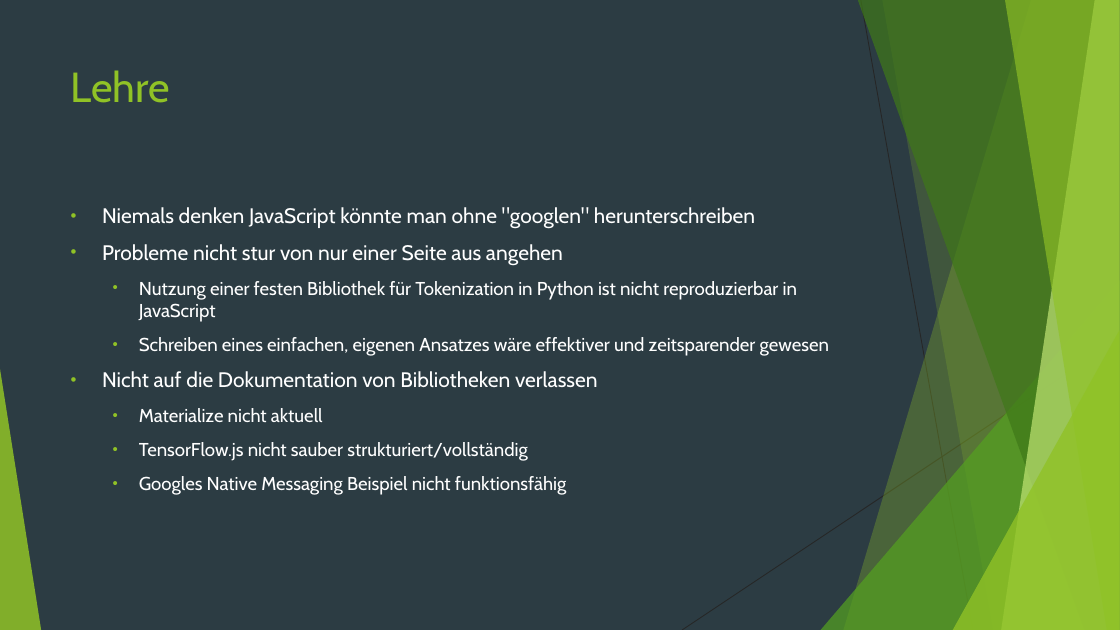
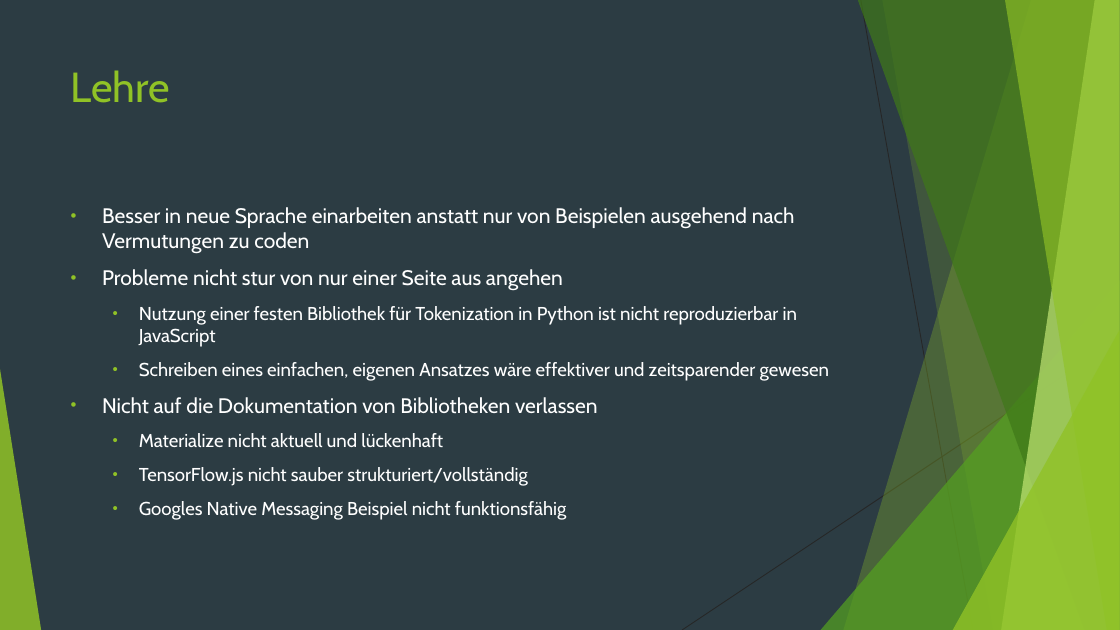
Before and after one commit to sgimmini/frag.extract.a, a slide deck: slide 18 of weekly_presentations/frag.extract_2019-08-22_Abschluss.pptx (slide 19 before the commit). Drawn at 1120x630 pixels with LibreOffice and Linux fonts; fonts in the diff are those of the drawing. Boxes give left, top, right and bottom in pixels: in the first picture for what was removed or moved away, otherwise in the second. Text is boxed around its words. In the diff, an @@ line names an element or a change of style, - is before the commit and + after.

```diff
--- a/weekly_presentations/frag.extract_2019-08-22_Abschluss.pptx
+++ b/weekly_presentations/frag.extract_2019-08-22_Abschluss.pptx
@@ text at box(102, 207, 795, 254): text changed @@
-• Niemals denken JavaScript könnte man ohne "googlen" herunterschreiben
+• Besser in neue Sprache einarbeiten anstatt nur von Beispielen ausgehend nach Vermutungen zu coden
@@ text at box(139, 433, 443, 447): text changed @@
-  • Materialize nicht aktuell
+  • Materialize nicht aktuell und lückenhaft
```
Also in this commit, not shown: 15 other slides changed, 1 slide removed.
